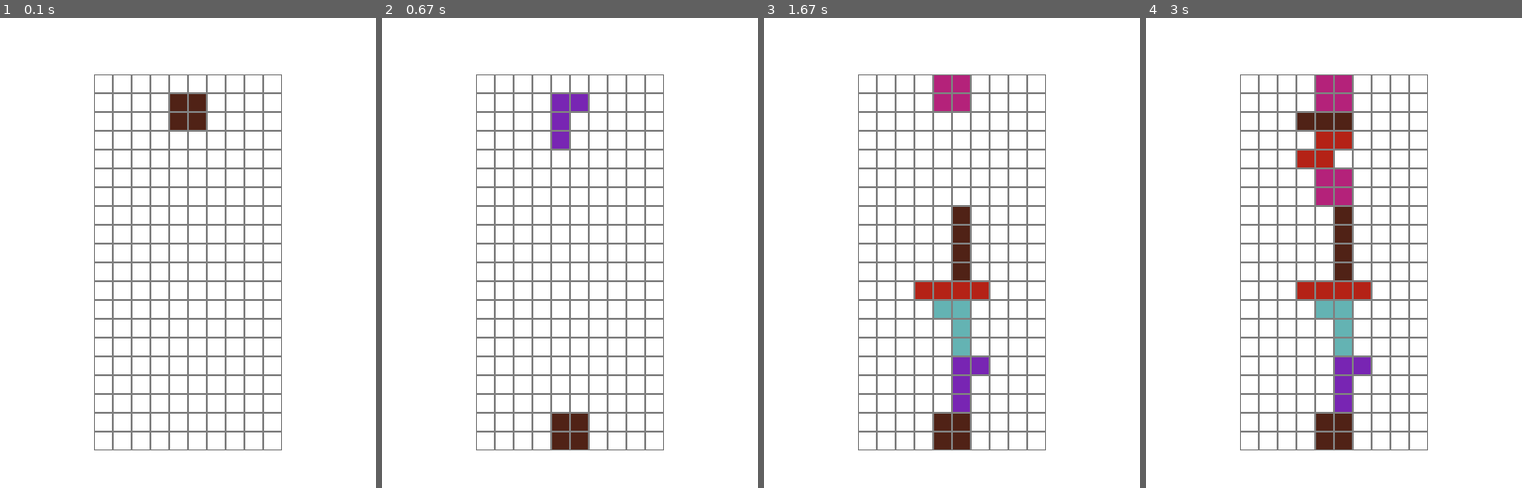
Above: before the commit, frames 1-4 (left to right).
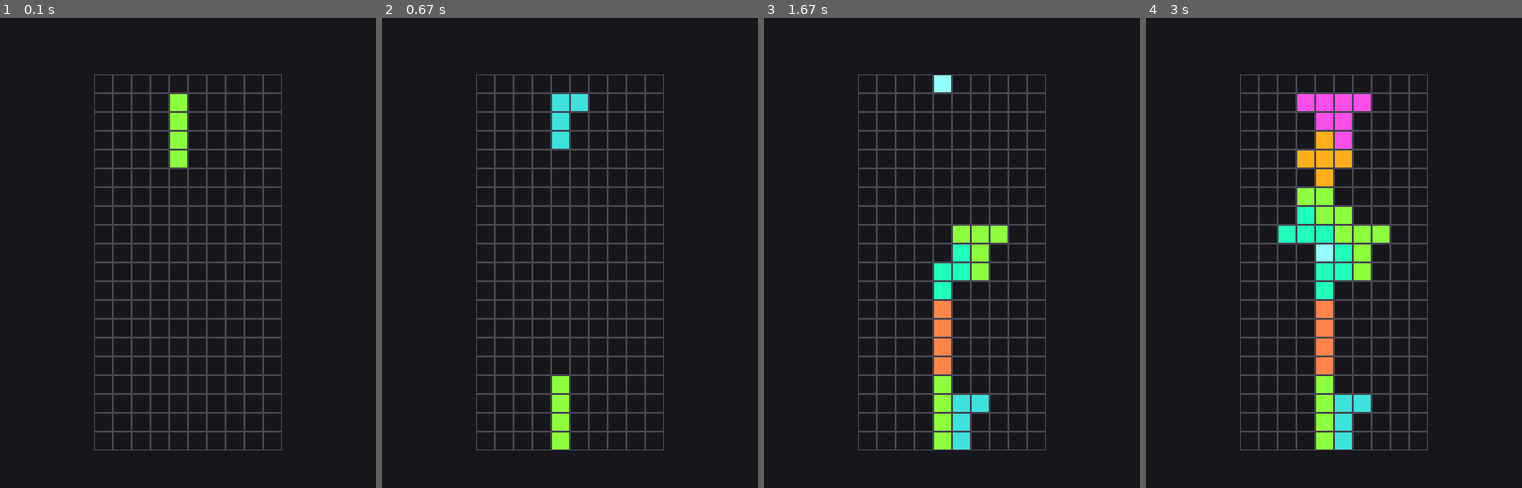
Above: after the commit, the same moments.

Repository: ase420-Team-One/ASE-420_Tetris
Game: pygame game, started from tetris_ver3.py
Two runs of this game, one before a commit and one after it. Both use one fixed random seed, a clock stepped at 60 frames per second and the inputs below.
Inputs:
- Up to frame 1 (0.1 s): no input
- Up to frame 2 (0.67 s): tap Space at 0.33 s
- Up to frame 3 (1.67 s): hold Right 0.67-1.13 s; tap Space at 0.73, 1.03, 1.23, 1.57 s; hold Up 1.17-1.47 s; hold Right from 1.5 s (still down)
- Up to frame 4 (3 s): tap Space at 1.87, 2.07, 2.37, 2.63 s; release Right at 1.97 s; hold Left 2-2.53 s; hold Down 2.57-2.87 s

The runs differ from the first frame. In frame 1, 100% of the frame differs, in the area x 0-100%, y 0-100%; in frame 2, 100%; in frame 3, 100%; in frame 4, 100%.

Commit message:
reupload of others and addition of polyominoes
added polyominoes, when initializing Tetrimino, give "t" for Tetriminoes and "p" for Polyominoes.(the "p" does not actually matter, it is an if else statement)

Diff:
--- /dev/null
+++ b/colors.py
@@ -0,0 +1,31 @@
+import random
+class Colors:
+    def __init__(self):
+        self.SECONDARY = (0,0,0)
+        self.PRIMARY = (255,255,255)
+        self.TERTIARY = (128, 128, 128)
+
+    _colors = (
+        (250, 78, 233),     # purple pizzazz
+        (61, 226, 221),    # turquoise
+        (255, 132, 74),       # mango tango
+        (141, 255, 62),      # spring frost
+        (221, 29, 96),      # ruby
+        (157, 57, 238),      # purple x 11
+        (31, 255,186),      # sea green crayola
+        (147,255,255),       # electric blue
+        (255,175,25)        # honey yellow
+    )
+
+    def random(self):
+        return random.randint(0, len(self._colors) -1)
+
+    def select(self, index): return self._colors[index]
+    def dark(self):
+        self.PRIMARY=(23,22,26)         # eerie black
+        self.SECONDARY=(70,70,82)       # dark liver
+        self.TERTIARY=(217,217,220)     # gainsboro
+    def light(self):
+        self.SECONDARY=(0,0,0)          # black
+        self.PRIMARY=(255,255,255)      # white
+        self.TERTIARY=(128, 128, 128)   # gray
--- /dev/null
+++ b/polyominoes.py
@@ -0,0 +1,105 @@
+import random
+from colors import Colors
+class Mino_Type_List:
+    """
+    To extend, just do _types + (new tuple list).       This extension is innefective, I would have to turn it into a list, then back to a tuple
+    If a block's rotation doesn't change (e.g. the 2x2 block) put
+    the same rotation twice to prevent rotation methods from breaking
+    """
+    def __init__(self):
+       self._types=((),())
+
+    def new(self,previous=-1): # makes it less likely to get the same Polyominoes
+        length=len(self._types)-1
+        randomchoice=random.randint(0,length)
+        print(previous)
+        if randomchoice==previous:
+            randomnum=random.randint(0,length)
+            if randomnum>previous or randomnum<previous: return self._types[randomnum]
+        return self._types[randomchoice]
+    def indexOf(self,choice):
+        return self._types.index(choice)
+
+    @property
+    def type_list(self): return self._types
+class Tetrimino_Type_List(Mino_Type_List):
+    def __init__(self):
+        self._types = (
+            ((1, 5, 9, 13), (4, 5, 6, 7)),
+            ((4, 5, 9, 10), (2, 6, 5, 9)),
+            ((6, 7, 9, 10), (1, 5, 6, 10)),
+            ((1, 2, 5, 9),(4, 5, 6, 10),  (1, 5, 9, 8),(0, 4, 5, 6)),
+            ((1, 2, 6, 10),(3, 5, 6, 7) , (2, 6, 10, 11),(5, 6, 7, 9)),
+            ((1, 4, 5, 6),(1, 5, 6, 9) , (4, 5, 6, 9),(1, 4, 5, 9)),
+            ((1, 2, 5, 6),(1, 2, 5, 6)),
+        )
+class Polyomino_Type_List(Mino_Type_List):
+    def __init__(self):
+        self._types = (
+            ((1, 5, 9, 13), (4, 5, 6, 7)),
+            ((4, 5, 9, 10), (2, 6, 5, 9)),
+            ((6, 7, 9, 10), (1, 5, 6, 10)),
+            ((1, 2, 5, 9),(4, 5, 6, 10),  (1, 5, 9, 8),(0, 4, 5, 6)),
+            ((1, 2, 6, 10),(3, 5, 6, 7) , (2, 6, 10, 11),(5, 6, 7, 9)),
+            ((1, 4, 5, 6),(1, 5, 6, 9) , (4, 5, 6, 9),(1, 4, 5, 9)),
+            ((1, 2, 5, 6),(1, 2, 5, 6)),
+            ((1, 4, 5, 6, 9),(1, 4, 5, 6, 9)),
+            ((1, 2,3, 5, 6,7,9,10,11),(1, 2,3, 5, 6,7,9,10,11)),
+            ((1,),(1,)),
+            ((1,2),(1,5)),
+            ((1,2,3,5,9),(1,2,3,7,11),(3,7,9,10,11),(1,5,9,10,11)),
+            ((1,2,3,6,10),(3,5,6,7,11),(2,6,9,10,11),(1,5,6,7,9)),
+        )
+
+# Polyminos should be extended directly from mino
+class Mino:
+    _type_set = None
+    _type_set_list = None
+    _color = None
+    _rotation = 0
+    _shift_x = 3
+    _shift_y = 0
+
+    def __init__(self):
+        self._color = Colors().random()
+
+    @property
+    def shift_x(self): return self._shift_x
+    @property
+    def shift_y(self): return self._shift_y
+    @shift_x.setter
+    def shift_x(self, newVal): self._shift_x = newVal
+    @shift_y.setter
+    def shift_y(self, newVal): self._shift_y = newVal
+    @property
+    def color(self): return self._color
+    @property
+    def rotation(self): return self._rotation
+    @rotation.setter
+    def rotation(self, newRotation): self._rotation = newRotation % len(self._type_set)
+
+class Tetrimino(Mino): # Now also changes to polyomino list.
+    # Each tetrimino is can appear in any spot in a 4x4 holder grid
+    HOLDER_SIZE = 4
+
+    def __init__(self,mino):
+        super().__init__()
+        if mino=="t":
+            self._type_set_list = Tetrimino_Type_List()
+        else: self._type_set_list = Polyomino_Type_List()
+        self._previous = None
+        self._type_set = self._type_set_list.new(self._previous)
+
+
+    def newMino(self):
+        self._type_set = self._type_set_list.new(self._previous)
+        self._previous = self._type_set_list.indexOf(self._type_set)
+        self._shift_x = 3
+        self._shift_y = 0
+        self.rotation = 0
+        self._color = Colors().random()
+
+    @property
+    def type_set(self): return self._type_set[self._rotation]
+    @property
+    def all_type_sets(self): return self._type_set
--- a/tetris_ver3.py
+++ b/tetris_ver3.py
@@ -1,94 +1,6 @@
-import random
 import pygame
-
-class Colors:
-    _colors = (
-        (120, 37, 179),     # violet
-        (100, 179, 179),    # teal
-        (80, 34, 22),       # Brown
-        (80, 134, 22),      # green
-        (180, 34, 22),      # red
-        (180, 34, 122)      # purple
-    )
-
-    BLACK = (0,0,0)
-    WHITE = (255,255,255)
-    GRAY = (128, 128, 128)
-
-    def random(self):
-        return random.randint(0, len(self._colors) -1)
-
-    def select(self, index): return self._colors[index]
-
-class Tetrimino_Type_List:
-    """
-    To extend, just do _types + (new tuple list)
-    If a block's rotation doesn't change (e.g. the 2x2 block) put
-    the same rotation twice to prevent rotation methods from breaking
-    """
-    _types = (
-            ((1, 5, 9, 13), (4, 5, 6, 7)), # I block
-            ((4, 5, 9, 10), (2, 6, 5, 9)), # Z block
-            ((6, 7, 9, 10), (1, 5, 6, 10)), # S Block
-            ((1, 2, 5, 9 ), (0, 4, 5, 6), ( 1, 5, 9, 8 ), (4, 5, 6, 10)), # J block
-            ((1, 2, 6, 10), (5, 6, 7, 9), (2, 6, 10, 11), (3, 5, 6, 7)), # L blcok
-            ((1, 4, 5, 6 ), (1, 4, 5, 9), ( 4, 5, 6, 9 ), (1, 5, 6, 9)), # T block
-            ((1, 2, 5, 6), (1, 2, 5, 6)) # O block
-    )
-
-    def new(self):
-        return random.choice(self._types)
-
-    @property
-    def type_list(self): return self._types
-
-# Polyminos should be extended directly from mino
-class Mino:
-    _type_set = None
-    _type_set_list = None
-    _color = None
-    _rotation = 0
-    _shift_x = 3
-    _shift_y = 0
-
-    def __init__(self):
-        self._color = Colors().random()
-
-    @property
-    def shift_x(self): return self._shift_x
-    @property
-    def shift_y(self): return self._shift_y
-    @shift_x.setter
-    def shift_x(self, newVal): self._shift_x = newVal
-    @shift_y.setter
-    def shift_y(self, newVal): self._shift_y = newVal
-    @property
-    def color(self): return self._color
-    @property
-    def rotation(self): return self._rotation
-    @rotation.setter
-    def rotation(self, newRotation): self._rotation = newRotation % len(self._type_set)
-
-class Tetrimino(Mino):
-    # Each tetrimino is can appear in any spot in a 4x4 holder grid
-    HOLDER_SIZE = 4
-
-    def __init__(self):
-        super().__init__()
-        self._type_set_list = Tetrimino_Type_List()
-        self._type_set = self._type_set_list.new()
-
-    def newMino(self):
-        self._type_set = self._type_set_list.new()
-        self._shift_x = 3
-        self._shift_y = 0
-        self.rotation = 0
-        self._color = Colors().random()
-
-    @property
-    def type_set(self): return self._type_set[self._rotation]
-    @property
-    def all_type_sets(self): return self._type_set
+from colors import Colors
+from polyominoes import Tetrimino
 
 class Operators:
     def rotate(tetrimino, board):
@@ -128,11 +40,12 @@
     _field = []
     # _height, _width, _grid_square_sise, _coordinate_on_screen
 
-    def __init__(self, num_rows = 20, num_columns = 10, grid_square_size = 20, coordinate_on_screen = (0,0)):
+    def __init__(self, num_rows = 20, num_columns = 10, grid_square_size = 20, coordinate_on_screen = (0,0),colors=Colors()):
         self._height = num_rows
         self._width = num_columns
         self._grid_square_size = grid_square_size
         self._coordinate_on_screen = coordinate_on_screen
+        self._colors=colors
 
         for i in range(num_rows):
             self._field.append([-1] * num_columns)
@@ -144,8 +57,8 @@
     def screen_coordinate(self): return self._coordinate_on_screen
 
     def draw_board(self, screen):
-        screen.fill(Colors.WHITE)
-        fill_color = Colors.GRAY
+        screen.fill(self._colors.PRIMARY)
+        fill_color = self._colors.SECONDARY
 
         for row in range(self._height):
             for column in range(self._width):
@@ -307,14 +220,15 @@
     # _clock, _screen, _board, _controls
     def start(self):
         pygame.init()
-
+        self._colors=Colors()
+        self._colors.dark()
         self._clock = Tetris_Clock(fps = 25)
         self._screen = Tetris_Screen(screen_size=(400, 500))
         self._controls = Controls.default()
         self._board = Board( num_rows = 20, num_columns = 10,
-            grid_square_size = 20, coordinate_on_screen = (100, 60))
+            grid_square_size = 20, coordinate_on_screen = (100, 60), colors=self._colors)
         self._pressing_down = False
-        self._current_mino = Tetrimino()
+        self._current_mino = Tetrimino("p")
 
         while True:
             if self._clock.ready_to_drop() or self._pressing_down:
